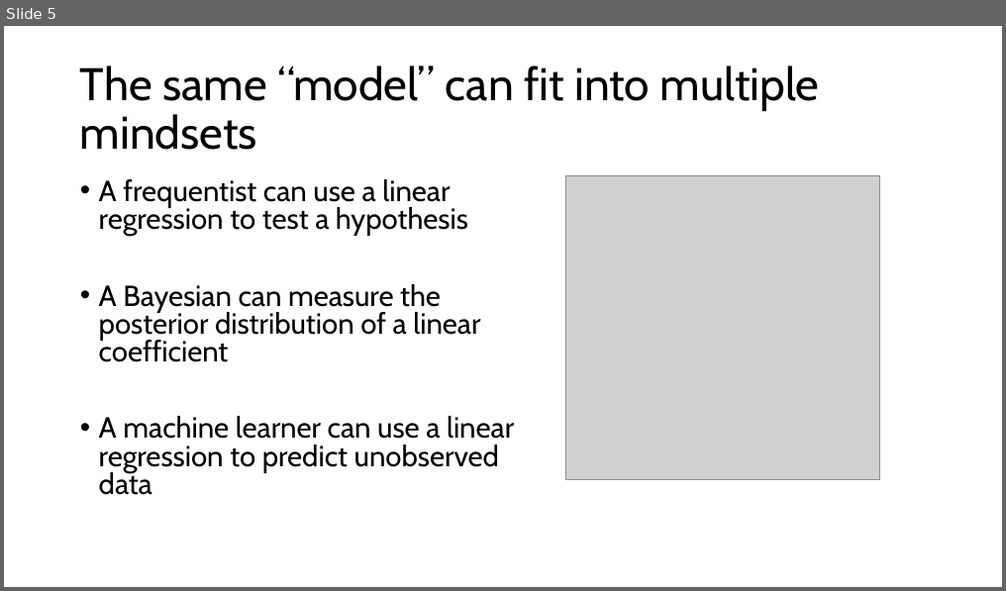
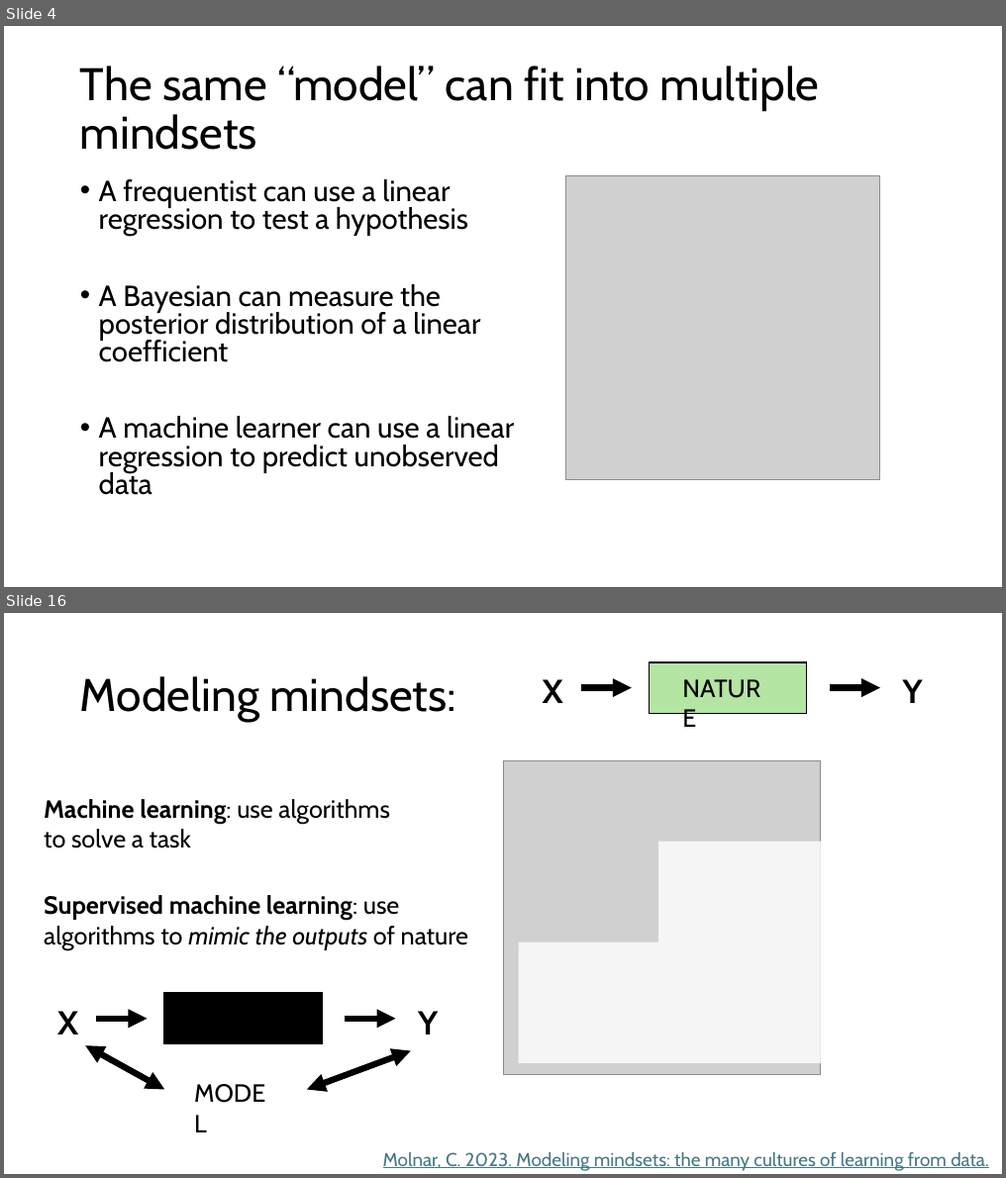
Before and after one commit to grantvagle/ml_methods_workshop, a slide deck: slides/01_what_is_ml.pptx. Shown one above the other, each under a label of ours: slide 5 before the commit, slides 4 and 16 after it; the slides between them are not shown. The pictures are 1006x591 and 1006x1178 pixels, drawn with LibreOffice and Linux fonts; fonts in the diff are those of the drawing; grey boxes stand for pictures. Boxes give left, top, right and bottom in pixels: in the first picture for what was removed or moved away, otherwise in the second. Text is boxed around its words. In the diff, an @@ line names an element or a change of style, - is before the commit and + after.

```diff
--- a/slides/01_what_is_ml.pptx
+++ b/slides/01_what_is_ml.pptx
@@ slide 16 added at (x1=4, y1=613, x2=1002, y2=1174), background #FFFFFF @@
@@ title added at (x1=80, y1=676, x2=456, y2=722), 44 pt, text #000000 @@
+Modeling mindsets:
@@ picture added at (x1=503, y1=761, x2=821, y2=1075) @@
@@ text added at (x1=44, y1=799, x2=390, y2=849), 24 pt, text #000000 @@
+Machine learning: use algorithms to solve a task
@@ corner added at (x1=519, y1=841, x2=821, y2=1063), fill #FFFFFF at 80% opacity @@
@@ text added at (x1=44, y1=895, x2=400, y2=951), 24 pt, text #000000 @@
+Supervised machine learning: use algorithms to mimic the outputs of nature
@@ group added at (x1=401, y1=663, x2=923, y2=946): 3 texts, 2 arrows, 1 rectangle @@
+Y
+X
+NATURE
@@ group added at (x1=57, y1=993, x2=438, y2=1045): 2 texts, 2 arrows, 1 rectangle @@
+Y
+X
@@ double arrow added from (85, 1046) to (165, 1090), #000000 6 pt @@
@@ double arrow added from (411, 1051) to (307, 1090), #000000 6 pt @@
@@ text added at (x1=187, y1=1074, x2=284, y2=1112), 24 pt, text #000000 @@
+MODEL
@@ text added at (x1=383, y1=1153, x2=989, y2=1171), 18 pt, text #467886, underline @@
+Molnar, C. 2023. Modeling mindsets: the many cultures of learning from data.
@@ what was slide 5 is now slide 4 @@
```
Also in this commit, not shown: 5 slides changed, 14 other slides added, 3 slides removed.
